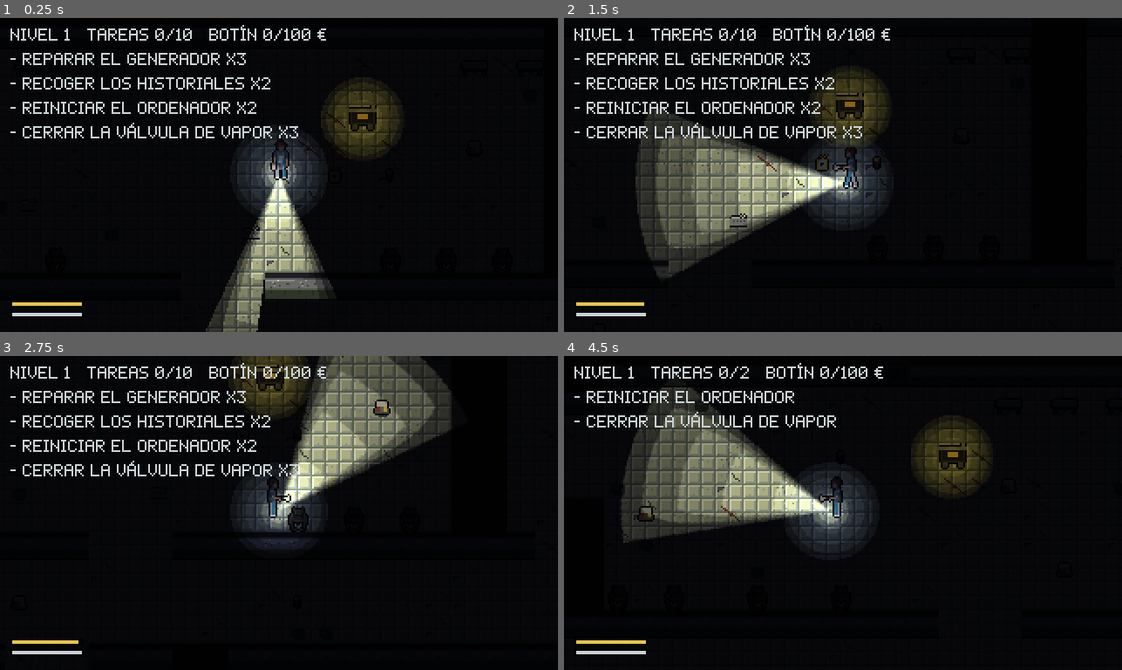
Above: before the commit, frames 1-4 (two rows, left to right).
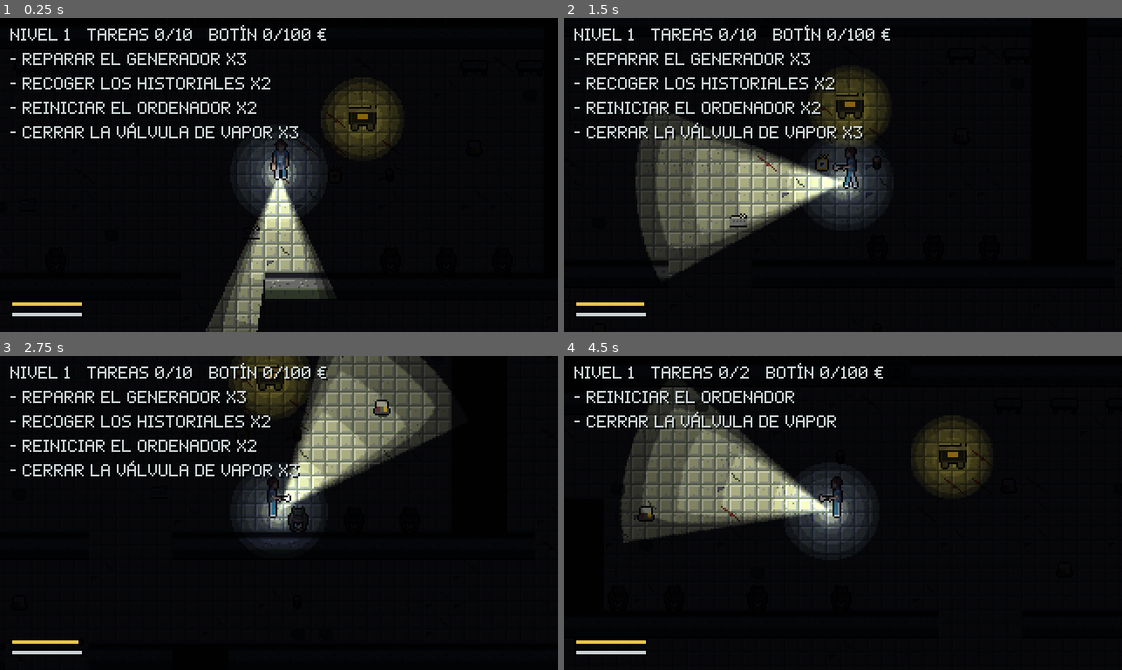
Above: after the commit, the same moments.

Repository: Skyfreefury/blackout-beta
Game: Godot game, scene res://scenes/main.tscn
The game is run twice, just before and just after one commit, with the same random seed, the same clock (stepped at 60 frames per second) and the same inputs. This scene is started directly instead of the project's main scene.
Inputs (mouse positions are in pixels of both pictures, inside the frame that each line leads up to):
- Up to frame 1 (0.25 s): no input
- Up to frame 2 (1.5 s): tap Enter at 0.5 s; move the mouse to (965, 159) at 0.52 s; hold D (move_right) 0.53-1.28 s; hold E (interact) 0.53-1.28 s; click (965, 159) at 0.67 s; move the mouse to (731, 190) at 1.27 s; hold S (move_down) from 1.28 s (still down); tap F (fire_dart) at 1.35 s
- Up to frame 3 (2.75 s): tap E (interact) at 1.55 s; move the mouse to (334, 443) at 2.02 s; release S (move_down) at 2.03 s; hold D (move_right) from 2.03 s (still down); hold E (interact) from 2.03 s (still down)
- Up to frame 4 (4.5 s): tap R (restart) at 2.75, 4.15 s; move the mouse to (815, 575) at 2.77 s; release D (move_right) at 2.78 s; release E (interact) at 2.78 s; hold W (move_up) 2.78-3.53 s; tap Space (sprint) at 2.85 s; click (815, 575) at 2.92 s; tap E (interact) at 3.05, 3.8 s; move the mouse to (1010, 560) at 3.52 s; hold Q (toggle_light) 3.53-4.28 s; hold A (move_left) from 3.53 s (still down); move the mouse to (675, 465) at 4.27 s; tap Shift at 4.35 s

The runs differ from the first frame. In frame 1, less than 0.1% of the frame differs, in the area x 45-54%, y 35-39%; in frame 2, 0.3%, in the area x 13-54%, y 19-39%; in frame 3, 0.2%; in frame 4, 0.2%.

Commit message:
Tienda como sala: farmacia con mostradores y ascensor entre niveles
Tras ganar un nivel, R lleva a maps/shop.txt: una sala iluminada con un
mostrador por mejora (ShopCounter) con el objeto encima y su precio. E compra
con el banco común. Todos en el ascensor 1,5 s cargan el nivel siguiente.
Sprites nuevos shop_*.png, sombra en los textos del HUD y prueba --shoproom.
La pantalla final ya no tiene botones de compra.

Co-Authored-By: Claude Opus 5.5 <noreply@anthropic.com>

Diff:
--- a/scripts/debug_run.gd
+++ b/scripts/debug_run.gd
@@ -10,6 +10,7 @@
 ##   --crowd=N                              Nonatos como con N jugadores (scream: chillido)
 ##   --seed=N                               reparto de generadores, monstruo y pilas
 ##   --role=N                               rol del jugador local (índice de Roles.LIST)
+##   --shoproom --scenario=shoproom         sala tienda: compra zapatillas y dardo; --lift entra al ascensor
 ##   --scenario=shop                        compra mejoras con 1000 € y prueba el botiquín
 ##   --bank=N   (anfitrión) pone N € en el banco común   --buy=mejora   compra al segundo
 ## En red (lanzando el menú con --host=N o --join=IP):
@@ -51,7 +52,8 @@
 		for m: Monster in main.monsters:
 			m.process_mode = Node.PROCESS_MODE_DISABLED
 	await _setup(main)
-	_monster_start = main.monster.global_position
+	if main.monster != null:
+		_monster_start = main.monster.global_position
 	_player_start = main.player.global_position
 	await _wait(int(_args.get("frames", "120")))
 	_report(main)
@@ -182,6 +184,17 @@
 				player.start_interact()
 			else:
 				player.hit()
+		"shoproom":
+			# Compra en dos mostradores con 1000 €: zapatillas (150) y dardo (160).
+			Net.bank = 1000
+			var counters := get_tree().get_nodes_in_group("shop_counters")
+			for i in [1, 4]:
+				player.global_position = counters[i].global_position + Vector2(0, 18)
+				await _wait(2)
+				player.start_interact()
+				await _wait(5)
+			if _args.has("lift"):
+				player.global_position = level.cell_center(Vector2i(9, 9))
 		"shop":
 			# Compras con 1000 €: 120 + 240 de pila, 200 de mochila y 180 de botiquín.
 			Net.bank = 1000
@@ -241,6 +254,13 @@
 
 func _report(main: Node) -> void:
 	var monster: Monster = main.monster
+	if monster == null:
+		var me: Player = main.player
+		print("RESULT id=%d scenario=%s shop=%s counters=%d bank=%d upgrades=%s walk=%.0f max_carry=%d" % [
+			multiplayer.get_unique_id(), _args.get("scenario", "-"), Net.in_shop,
+			get_tree().get_nodes_in_group("shop_counters").size(), Net.bank, Net.upgrades,
+			me.walk_speed, me.max_carry])
+		return
 	var p: Player = main.player
 	var gens := (main.tasks as Array).filter(func(g): return g.repaired).size()
 	var line := "RESULT id=%d scenario=%s frozen=%s monster_in_light=%s monster_moved=%.1f downed=%s dead=%s escaped=%s downs=%d battery=%.1f walked=%.1f batteries=%d gens=%d door=%s ended=%s players=%d" % [
--- a/scripts/hud.gd
+++ b/scripts/hud.gd
@@ -25,9 +25,6 @@
 var _end := PanelContainer.new()
 var _end_title := Label.new()
 var _end_text := Label.new()
-var _shop_title := Label.new()
-## Mejora -> botón de compra.
-var _shop_buttons := {}
 var _end_hint := Label.new()
 var _role_label := Label.new()
 var _bag := Label.new()
@@ -97,27 +94,11 @@
 	var lines := PackedStringArray(["Tiempo %d:%02d" % [minutes, seconds]])
 	if victory:
 		lines.append("Supervivientes: " + ", ".join(survivors))
+		lines.append("Banco: %d €" % Net.bank)
 	_end_text.text = "\n".join(lines)
-	_refresh_shop()
-	var next := ("R: nivel %d" % (level + 1)) if victory else ("R: repetir nivel %d" % level)
+	var next := "R: ir a la tienda" if victory else ("R: repetir nivel %d" % level)
 	_end_hint.text = (next + "   Esc: menú") if is_host else "Esperando al anfitrión   Esc: menú"
 	_end.visible = true
-
-
-## Precios, compras y banco del jugador local.
-func _refresh_shop() -> void:
-	var id := multiplayer.get_unique_id()
-	_shop_title.text = "TIENDA   Banco: %d €" % Net.bank
-	for item: String in _shop_buttons:
-		var b: Button = _shop_buttons[item]
-		var owned := Net.upgrade_level(id, item)
-		var top: int = Shop.ITEMS[item].max
-		var cost := Shop.price(item, owned)
-		if owned >= top:
-			b.text = "%s %d/%d" % [Shop.ITEMS[item].name, owned, top]
-		else:
-			b.text = "%s %d/%d  %d €" % [Shop.ITEMS[item].name, owned, top, cost]
-		b.disabled = owned >= top or Net.bank < cost
 
 
 func _unhandled_input(event: InputEvent) -> void:
@@ -203,24 +184,9 @@
 	box.add_child(_end_title)
 	_end_text.horizontal_alignment = HORIZONTAL_ALIGNMENT_CENTER
 	box.add_child(_end_text)
-	# Tienda: cada jugador compra sus mejoras con el banco común.
-	_shop_title.horizontal_alignment = HORIZONTAL_ALIGNMENT_CENTER
-	_shop_title.add_theme_color_override("font_color", BATTERY_COLOR)
-	box.add_child(_shop_title)
-	var grid := GridContainer.new()
-	grid.columns = 2
-	grid.add_theme_constant_override("h_separation", 4)
-	grid.add_theme_constant_override("v_separation", 3)
-	for item: String in Shop.ids():
-		var b := _button("", Net.buy.bind(item))
-		b.size_flags_horizontal = Control.SIZE_EXPAND_FILL
-		grid.add_child(b)
-		_shop_buttons[item] = b
-	box.add_child(grid)
 	_end_hint.horizontal_alignment = HORIZONTAL_ALIGNMENT_CENTER
 	box.add_child(_end_hint)
 	_end.add_child(box)
-	Net.shop_changed.connect(_refresh_shop)
 	_end.visible = false
 	_place_center(_end)
 
@@ -246,6 +212,10 @@
 	t.default_font_size = 8
 	for type in ["Label", "Button"]:
 		t.set_color("font_color", type, STAMINA_COLOR)
+	# Sombra de 1 px para leer el texto sobre suelo iluminado.
+	t.set_color("font_shadow_color", "Label", Color(0, 0, 0, 0.85))
+	t.set_constant("shadow_offset_x", "Label", 1)
+	t.set_constant("shadow_offset_y", "Label", 1)
 	t.set_stylebox("panel", "PanelContainer", _box(Color(0.04, 0.04, 0.06, 0.92), Color("34384a"), 6))
 	t.set_stylebox("normal", "Button", _box(Color("1d1f2a")))
 	t.set_stylebox("hover", "Button", _box(Color("34384a")))
--- a/scripts/level.gd
+++ b/scripts/level.gd
@@ -22,7 +22,7 @@
 ## Capa de física de los obstáculos: frenan el paso pero no cortan la luz.
 const OBSTACLE_LAYER := 16
 ## Caracteres que el monstruo trata como bloqueo al planear su camino.
-const MONSTER_BLOCKING := "#XEciwt123aov"
+const MONSTER_BLOCKING := "#XEciwt123aovK"
 
 @export_file("*.txt") var map_path := "res://maps/hospital.txt"
 ## Semilla del reparto de objetos. El anfitrión la elige y la envía, así todos ven el mismo mapa.
@@ -51,6 +51,10 @@
 var loot_count := -1
 ## Carro donde se entrega el botín (símbolo D).
 var cart_position := Vector2.ZERO
+## Mostradores de la sala tienda (símbolo K), de izquierda a derecha.
+var counter_spawns: Array[Vector2] = []
+## Casillas del ascensor de la sala tienda (símbolo Y).
+var _lift_cells := {}
 var door_open := false
 ## Rejilla de caminos del monstruo. Las casillas junto a paredes cuentan como
 ## bloqueadas para que su cuerpo de 28 px no se enganche en las esquinas.
@@ -179,6 +183,11 @@
 	return _char_at(world_to_cell(pos)) == "E"
 
 
+## True si ese punto está dentro del ascensor de la sala tienda.
+func is_lift(pos: Vector2) -> bool:
+	return _lift_cells.has(world_to_cell(pos))
+
+
 func door_position() -> Vector2:
 	if _door_cells.is_empty():
 		return Vector2.ZERO
@@ -219,6 +228,14 @@
 			return
 		"S":
 			tiles.set_cell(cell, 0, STAIRS)
+			return
+		"K":
+			tiles.set_cell(cell, 0, OBSTACLES["t"])
+			counter_spawns.append(center)
+			return
+		"Y":
+			tiles.set_cell(cell, 0, STAIRS)
+			_lift_cells[cell] = true
 			return
 	if OBSTACLES.has(c):
 		tiles.set_cell(cell, 0, OBSTACLES[c])
--- a/scripts/main.gd
+++ b/scripts/main.gd
@@ -16,6 +16,10 @@
 const MAX_MONSTERS := 4
 ## Velocidad de caza del Nonato por nivel: en el nivel 1 se le puede dejar atrás corriendo.
 const MONSTER_SPEED_BY_LEVEL := [0.85, 0.95]
+## Sala tienda entre niveles: mapa, luz de ambiente y segundos en el ascensor para salir.
+const SHOP_MAP := "res://maps/shop.txt"
+const SHOP_DARKNESS := Color(0.22, 0.22, 0.27)
+const LIFT_TIME := 1.5
 ## Distancia al monstruo a la que empieza a oírse el latido.
 const HEARTBEAT_RANGE := 220.0
 
@@ -37,6 +41,7 @@
 var _drops := 0
 var _enhanced_monsters := false
 var _heartbeat: AudioStreamPlayer
+var _lift_time := 0.0
 
 @onready var level: Level = $Level
 @onready var entities: Node2D = $Entities
@@ -45,6 +50,12 @@
 
 
 func _ready() -> void:
+	# --shoproom: prueba de la sala tienda sin pasar por un nivel.
+	if OS.get_cmdline_user_args().has("--shoproom"):
+		Net.in_shop = true
+	if Net.in_shop:
+		level.map_path = SHOP_MAP
+		$Darkness.color = SHOP_DARKNESS
 	var map_arg := _user_arg("map")
 	if not map_arg.is_empty():
 		level.map_path = map_arg
@@ -72,7 +83,8 @@
 	_enhanced_monsters = crowd == 2 or crowd >= 4
 	# Hospital nuevo en cada partida, más grande con el nivel. Las pruebas con --scenario
 	# usan el mapa fijo porque colocan al jugador en casillas concretas; --procgen lo fuerza.
-	if map_arg.is_empty() and (_user_arg("scenario").is_empty() or OS.get_cmdline_user_args().has("--procgen")):
+	if map_arg.is_empty() and not Net.in_shop \
+			and (_user_arg("scenario").is_empty() or OS.get_cmdline_user_args().has("--procgen")):
 		level.procedural_level = Net.game_level
 	level.build()
 	_spawn_world()
@@ -145,7 +157,15 @@
 		m.position = level.monster_spawns[i]
 		entities.add_child(m)
 		monsters.append(m)
-	monster = monsters[0]
+	monster = monsters[0] if not monsters.is_empty() else null
+	# Sala tienda: un objeto de Shop en cada mostrador.
+	var items := Shop.ids()
+	for i in level.counter_spawns.size():
+		var counter := ShopCounter.new()
+		counter.name = "Counter%d" % i
+		counter.item = items[i % items.size()]
+		counter.position = level.counter_spawns[i]
+		entities.add_child(counter)
 
 
 func _add_loot(node_name: String, pos: Vector2, kind: int, value: int) -> void:
@@ -164,6 +184,11 @@
 	if not _started or _ended:
 		return
 	elapsed += delta
+	if Net.in_shop:
+		hud.objective = _shop_text()
+		if multiplayer.is_server():
+			_check_lift(delta)
+		return
 	hud.objective = _objective_text()
 	_follow_spectated()
 	_update_heartbeat()
@@ -176,8 +201,14 @@
 
 
 func _unhandled_input(event: InputEvent) -> void:
-	if event.is_action_pressed("restart") and multiplayer.is_server() and (_ended or not Net.is_online()):
-		Net.start_game(Net.game_level + 1 if _victory else Net.game_level)
+	if event.is_action_pressed("restart") and multiplayer.is_server() and Net.in_shop:
+		Net.start_game(Net.game_level)
+	elif event.is_action_pressed("restart") and multiplayer.is_server() and (_ended or not Net.is_online()):
+		# Tras ganar se pasa por la sala tienda; tras perder se repite el nivel.
+		if _victory:
+			Net.start_game(Net.game_level + 1, true)
+		else:
+			Net.start_game(Net.game_level)
 	elif event.is_action_pressed("ui_cancel") and not _ended:
 		hud.toggle_pause()
 
@@ -225,6 +256,9 @@
 	if multiplayer.is_server():
 		p.deposited.connect(_on_deposited)
 		p.dropped_loot.connect(_on_dropped_loot)
+	# En la sala tienda hay luz: la linterna empieza apagada.
+	if Net.in_shop:
+		p.light_on = false
 	if p.name.to_int() == multiplayer.get_unique_id():
 		player = p
 		hud.player = p
@@ -289,6 +323,26 @@
 	_heartbeat.pitch_scale = 1.0 + 0.6 * closeness
 	if not _heartbeat.playing:
 		_heartbeat.play()
+
+
+func _shop_text() -> String:
+	var all := get_tree().get_nodes_in_group("players")
+	var inside := all.filter(func(p: Player) -> bool: return level.is_lift(p.global_position)).size()
+	return "Tienda   Banco %d €\nE junto a un mostrador: comprar\nAscensor al nivel %d: %d/%d dentro" % [
+		Net.bank, Net.game_level, inside, all.size()]
+
+
+## Solo en el anfitrión: con todos los jugadores en el ascensor durante LIFT_TIME, sigue el nivel.
+func _check_lift(delta: float) -> void:
+	var all := get_tree().get_nodes_in_group("players")
+	if all.is_empty() or not all.all(func(p: Player) -> bool: return level.is_lift(p.global_position)):
+		_lift_time = 0.0
+		return
+	_lift_time += delta
+	if _lift_time >= LIFT_TIME and not _ended:
+		_ended = true
+		print("LIFT level=%d" % Net.game_level)
+		Net.start_game(Net.game_level)
 
 
 func _objective_text() -> String:
--- a/scripts/menu.gd
+++ b/scripts/menu.gd
@@ -29,7 +29,7 @@
 	["i", "res://art/sprites/battery.png", "Pila. E la coge y recarga la mitad de la linterna."],
 	["t", "ROLES\nEn la sala de espera: enfermero/a, corredor/a, técnico/a y vigía. Cada uno tiene una ventaja y una desventaja."],
 	["t", "NIVELES\nCada partida genera un hospital nuevo. El nivel 1 tiene un solo Nonato, más lento que tú corriendo, y cuota de 100 €. Cada nivel suma una tarea y 100 € de cuota. Desde el nivel 2 el hospital es mayor y desde el 3 hay un Nonato más (otro cada 2 niveles). Ganar pasa al siguiente."],
-	["t", "TIENDA\nAl acabar un nivel, el botín entregado va al banco común. Cada jugador compra sus mejoras con ese banco. Duran mientras ganéis niveles y se pie …(261 unchanged characters)…
+	["t", "TIENDA\nAl superar un nivel pasáis a la farmacia del hospital. Cada mostrador tiene una mejora con su precio encima: E compra con el banco común. Entrad todos al ascensor para ir al siguiente nivel. Duran mientras ganéis niveles y se pie …(261 unchanged characters)…
 	["t", "CONTROLES\nWASD mover, ratón apuntar, ESPACIO correr, Q linterna, E usar, F o clic izquierdo dardo, ESC pausa, F11 pantalla completa."],
 ]
 ## Ancho de la columna de dibujos en las instrucciones.
--- a/scripts/net.gd
+++ b/scripts/net.gd
@@ -37,6 +37,8 @@
 var bank := 0
 ## Mejoras de la tienda: id de red -> {mejora: veces comprada}. Las decide el anfitrión.
 var upgrades := {}
+## True en la sala tienda entre niveles (maps/shop.txt). game_level es el nivel que viene.
+var in_shop := false
 
 var _loaded := {}
 var _in_game := false
@@ -95,12 +97,13 @@
 
 
 ## Solo el anfitrión: carga la escena de juego en todos los equipos con un mapa nuevo.
-func start_game(level := 1) -> void:
+## shop: carga antes la sala tienda; su ascensor lleva después al nivel.
+func start_game(level := 1, shop := false) -> void:
 	if not multiplayer.is_server():
 		return
 	_in_game = true
 	_loaded.clear()
-	_load_game.rpc(randi_range(1, 0x7fffffff), maxi(level, 1))
+	_load_game.rpc(randi_range(1, 0x7fffffff), maxi(level, 1), shop)
 
 
 ## Lo llama la escena de juego al terminar de montarse.
@@ -156,10 +159,11 @@
 
 
 @rpc("authority", "call_local", "reliable")
-func _load_game(seed_value: int, level: int) -> void:
+func _load_game(seed_value: int, level: int, shop := false) -> void:
 	map_seed = seed_value
 	game_level = level
-	if level == 1:
+	in_shop = shop
+	if level == 1 and not shop:
 		bank = 0
 		upgrades = {}
 	get_tree().change_scene_to_file(GAME_SCENE)
--- a/scripts/player.gd
+++ b/scripts/player.gd
@@ -308,6 +308,10 @@
 
 ## Busca algo cerca con E: compañero derribado, tarea, pila, objeto de valor o carro.
 func start_interact() -> void:
+	for counter: ShopCounter in get_tree().get_nodes_in_group("shop_counters"):
+		if global_position.distance_to(counter.global_position) <= ShopCounter.RANGE:
+			counter.buy()
+			return
 	var target := _find_hold_target()
 	if target != null:
 		hold_target = target
--- /dev/null
+++ b/scripts/shop_counter.gd
@@ -0,0 +1,85 @@
+class_name ShopCounter
+extends Node2D
+## Mostrador de la sala tienda (maps/shop.txt, símbolo K). Muestra un objeto de Shop sobre la
+## mesa con su precio encima. Con el jugador cerca se ve también el nombre. E compra (Player).
+
+## Distancia desde el centro del mostrador a la que E compra.
+const RANGE := 24.0
+const ICONS := {
+	"battery": preload("res://art/sprites/shop_battery.png"),
+	"shoes": preload("res://art/sprites/shop_shoes.png"),
+	"bag": preload("res://art/sprites/shop_bag.png"),
+	"medkit": preload("res://art/sprites/shop_medkit.png"),
+	"dart": preload("res://art/sprites/shop_dart.png"),
+}
+const PRICE_COLOR := Color("e8c547")
+const NO_MONEY_COLOR := Color("8f3a3a")
+const DONE_COLOR := Color("6b7d6a")
+
+var item := ""
+
+var _icon := Sprite2D.new()
+var _price := Label.new()
+var _name := Label.new()
+var _bounce := 0.0
+
+
+func _ready() -> void:
+	add_to_group("shop_counters")
+	_icon.texture = ICONS.get(item)
+	_icon.position = Vector2(0, -4)
+	add_child(_icon)
+	var glow := PointLight2D.new()
+	glow.texture = LightTextures.radial(20.0)
+	glow.color = Color(1.0, 0.9, 0.7)
+	glow.energy = 0.7
+	add_child(glow)
+	for label in [_price, _name]:
+		label.horizontal_alignment = HORIZONTAL_ALIGNMENT_CENTER
+		label.size = Vector2(80, 10)
+		label.add_theme_font_size_override("font_size", 8)
+		label.add_theme_color_override("font_shadow_color", Color(0, 0, 0, 0.9))
+		label.add_theme_constant_override("shadow_offset_x", 1)
+		label.add_theme_constant_override("shadow_offset_y", 1)
+		add_child(label)
+	_price.position = Vector2(-40, -22)
+	_name.position = Vector2(-40, 8)
+	_name.add_theme_color_override("font_color", Color("c9d1d3"))
+	Net.shop_changed.connect(_refresh)
+	_refresh()
+
+
+func _process(delta: float) -> void:
+	_bounce = maxf(_bounce - delta * 4.0, 0.0)
+	_icon.position.y = -4.0 - sin(_bounce * PI) * 4.0
+	var near := false
+	for p: Player in get_tree().get_nodes_in_group("players"):
+		if p.is_local() and p.global_position.distance_to(global_position) <= RANGE:
+			near = true
+	_name.visible = near
+
+
+## Lo llama el jugador local con E. Compra si hay banco; el anfitrión confirma la compra.
+func buy() -> void:
+	var id := multiplayer.get_unique_id()
+	var owned := Net.upgrade_level(id, item)
+	if owned >= Shop.ITEMS[item].max or Net.bank < Shop.price(item, owned):
+		Sfx.play_ui("ui_click", -6.0)
+		return
+	Net.buy(item)
+	Sfx.play_ui("battery")
+	_bounce = 1.0
+
+
+func _refresh() -> void:
+	var id := multiplayer.get_unique_id()
+	var owned := Net.upgrade_level(id, item)
+	var top: int = Shop.ITEMS[item].max
+	var cost := Shop.price(item, owned)
+	_name.text = "%s %d/%d  E comprar" % [Shop.ITEMS[item].name, owned, top]
+	if owned >= top:
+		_price.text = "Completo"
+		_price.add_theme_color_override("font_color", DONE_COLOR)
+	else:
+		_price.text = "%d €" % cost
+		_price.add_theme_color_override("font_color", PRICE_COLOR if Net.bank >= cost else NO_MONEY_COLOR)
Binary file added: art/sprites/shop_bag.png
Not shown, added: art/sprites/shop_bag.png.import
Binary file added: art/sprites/shop_battery.png
Not shown, added: art/sprites/shop_battery.png.import
Binary file added: art/sprites/shop_dart.png
Not shown, added: art/sprites/shop_dart.png.import
Binary file added: art/sprites/shop_medkit.png
Not shown, added: art/sprites/shop_medkit.png.import
Binary file added: art/sprites/shop_shoes.png
Not shown, added: art/sprites/shop_shoes.png.import
Not shown, added: maps/shop.txt
Not shown, added: scripts/shop_counter.gd.uid
(and 1 more such lines)
